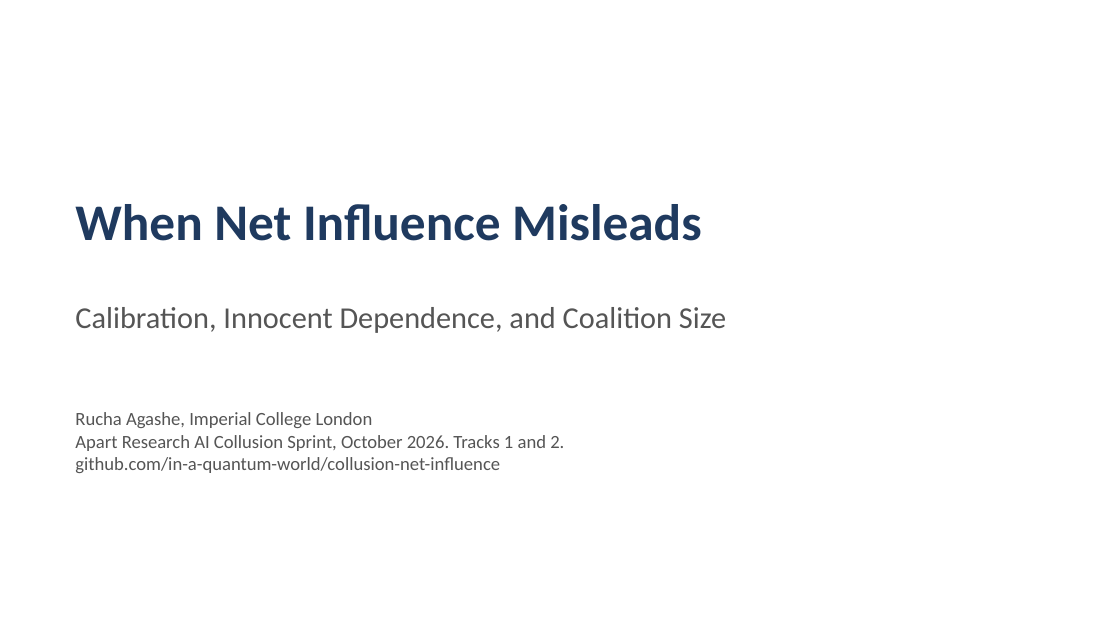
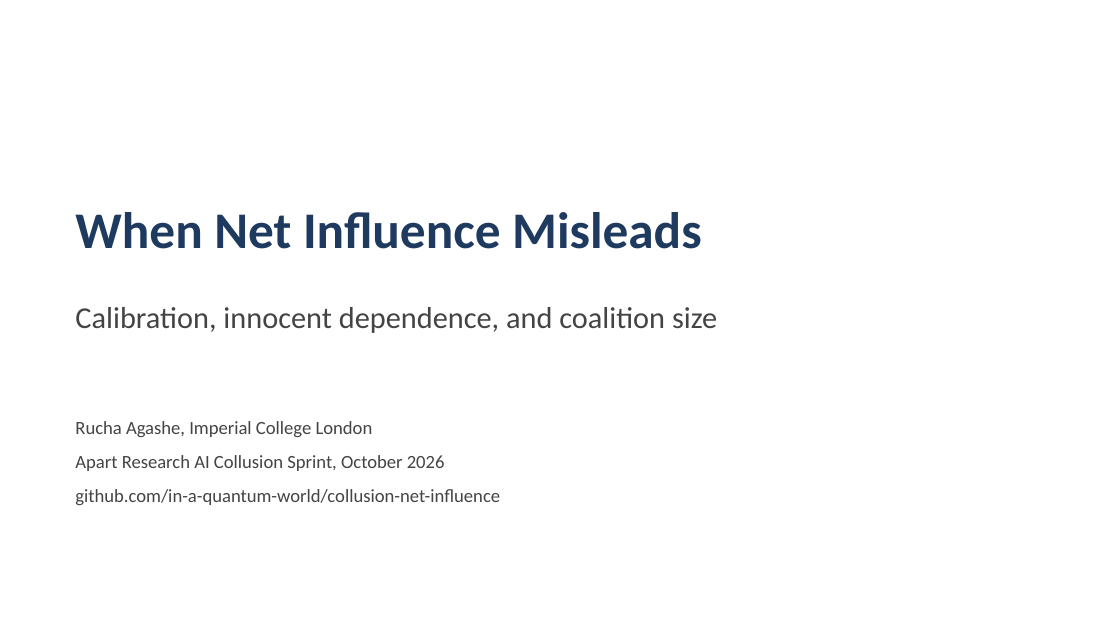
Before and after one commit to in-a-quantum-world/collusion-net-influence, a slide deck: slide 1 of report/slides.pptx. Drawn at 1120x630 pixels with LibreOffice and Linux fonts; fonts in the diff are those of the drawing. Boxes give left, top, right and bottom in pixels: in the first picture for what was removed or moved away, otherwise in the second. Text is boxed around its words. In the diff, an @@ line names an element or a change of style, - is before the commit and + after.

```diff
--- a/report/slides.pptx
+++ b/report/slides.pptx
@@ text "When Net Influence Misleads": place and size @@
-text "When Net Influence Misleads" at box(75, 204, 702, 241)
+text "When Net Influence Misleads" at box(75, 212, 702, 249)
@@ text "When Net Influence Misleads" at box(75, 212, 702, 249): more space between paragraphs @@
@@ text at box(75, 307, 717, 333): text changed; text colour #555555 to #444444 @@
-Calibration, Innocent Dependence, and Coalition Size
+Calibration, innocent dependence, and coalition size
@@ text "Rucha Agashe, Imperial College London": place and size @@
-text "Rucha Agashe, Imperial College London" at box(75, 412, 564, 473)
+text "Rucha Agashe, Imperial College London" at box(75, 421, 500, 505)
@@ text at box(75, 421, 500, 505): text colour #555555 to #444444 in "Rucha Agashe, Imperial College London", "github.com/in-a-quantum-world/collusion-net-influence"; more space between paragraphs @@
@@ text at box(75, 455, 445, 471): text changed; text colour #555555 to #444444 @@
-Apart Research AI Collusion Sprint, October 2026. Tracks 1 and 2.
+Apart Research AI Collusion Sprint, October 2026
```
Also in this commit, not shown: 1 other slide changed, 14 slides added, 6 slides removed, 1 other file.
